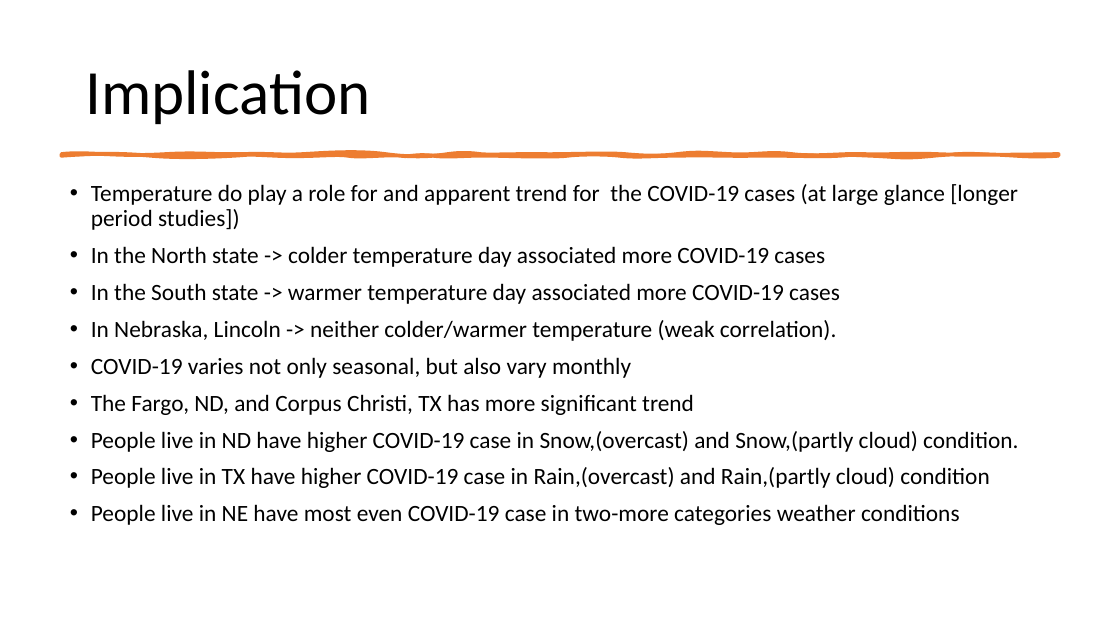
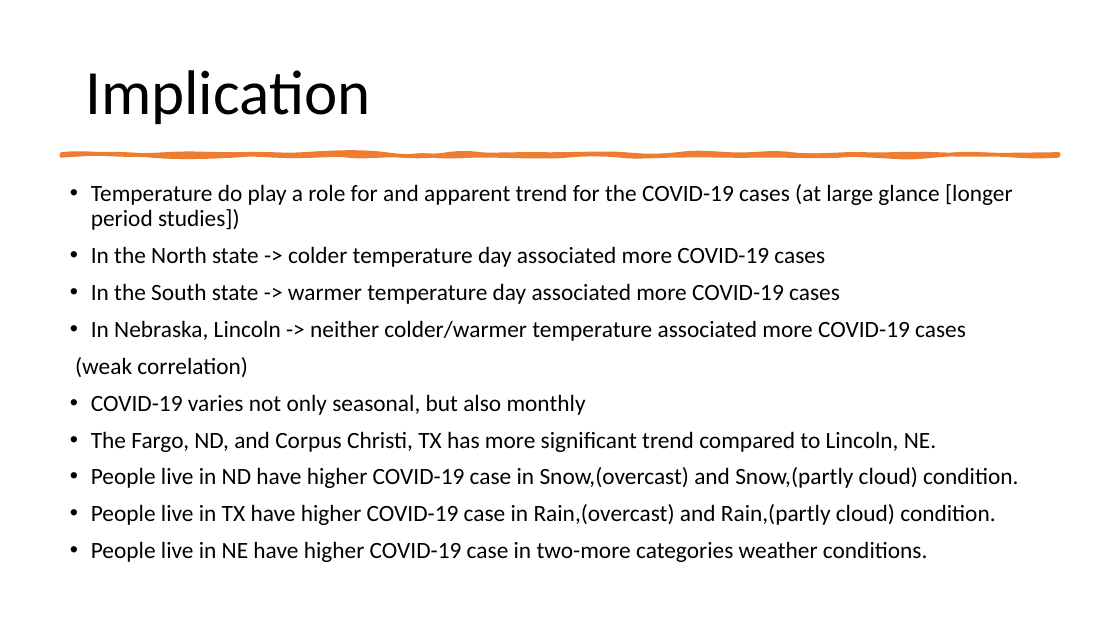
Before and after one commit to klee12/GEOG891_Fall_2021, a slide deck: slide 13 of Project/FinalPresentaton_Lee.pptx. Drawn at 1120x630 pixels with LibreOffice and Linux fonts; fonts in the diff are those of the drawing. Boxes give left, top, right and bottom in pixels: in the first picture for what was removed or moved away, otherwise in the second. Text is boxed around its words. In the diff, an @@ line names an element or a change of style, - is before the commit and + after.

```diff
--- a/Project/FinalPresentaton_Lee.pptx
+++ b/Project/FinalPresentaton_Lee.pptx
@@ text at [75,320,966,452]: text changed @@
-• In Nebraska, Lincoln -> neither colder/warmer temperature (weak correlation).
-• COVID-19 varies not only seasonal, but also vary monthly
-• The Fargo, ND, and Corpus Christi, TX has more significant trend
+• In Nebraska, Lincoln -> neither colder/warmer temperature associated more COVID-19 cases
+(weak correlation)
+• COVID-19 varies not only seasonal, but also monthly
+• The Fargo, ND, and Corpus Christi, TX has more significant trend compared to Lincoln, NE.
@@ text at [91,504,995,562]: text changed @@
-• People live in TX have higher COVID-19 case in Rain,(overcast) and Rain,(partly cloud) condition
-• People live in NE have most even COVID-19 case in two-more categories weather conditions
+• People live in TX have higher COVID-19 case in Rain,(overcast) and Rain,(partly cloud) condition.
+• People live in NE have higher COVID-19 case in two-more categories weather conditions.
```
Also in this commit, not shown: 5 other slides changed, 1 slide added, 1 slide removed, 3 other files.
